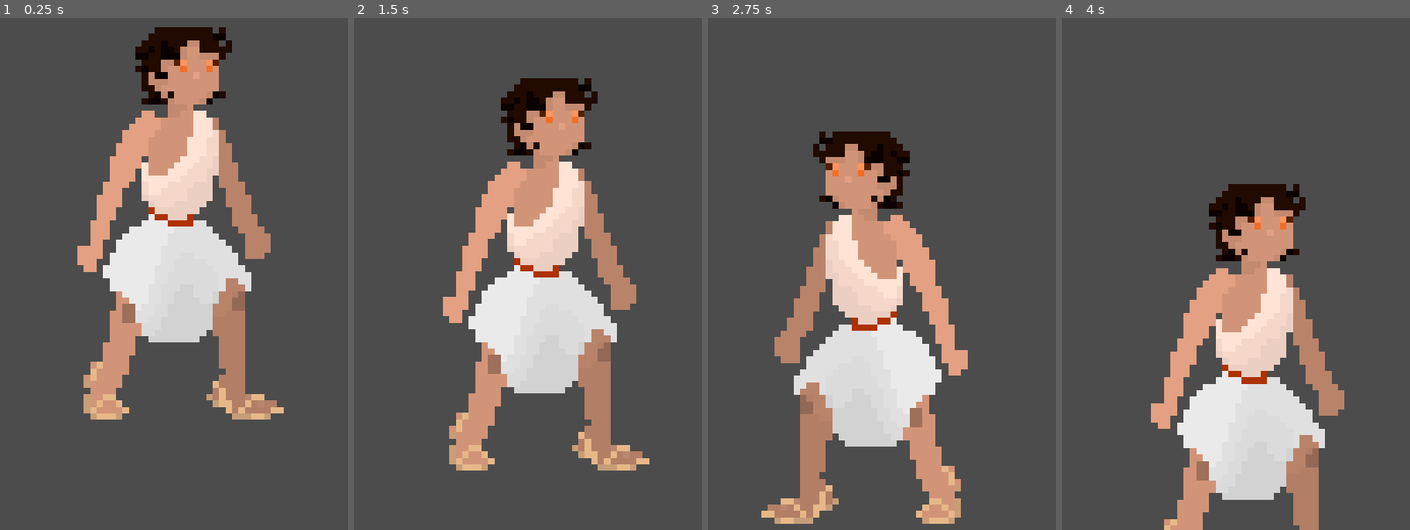
Above: before the commit, frames 1-4 (left to right).
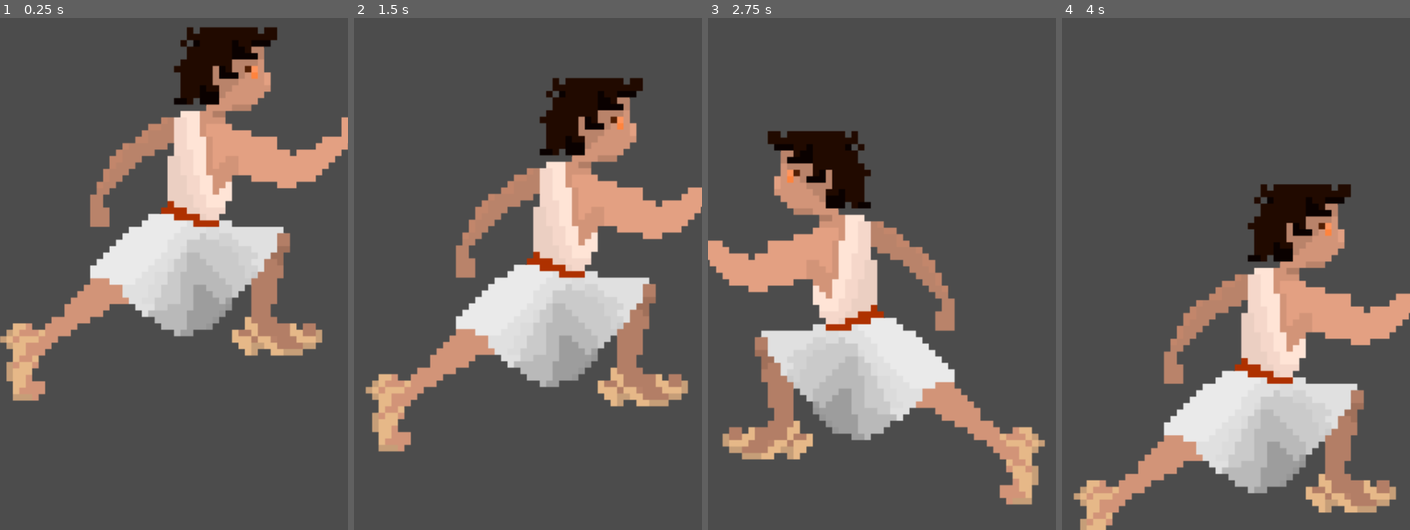
Above: after the commit, the same moments.

Repository: volchonok091/game
Game: Godot game, scene res://Phy_Player/Test_Phy_Player.tscn
Same seed, same stepped clock (60 frames per second), same inputs: the game is played once before the commit and once after it. The project has no main scene, so this scene is started directly.
Inputs:
- Up to frame 1 (0.25 s): no input
- Up to frame 2 (1.5 s): hold D (Move_Right) from 0.53 s (still down); tap Space (Jump) at 0.6, 0.77, 1.07, 1.35 s
- Up to frame 3 (2.75 s): tap Space (Jump) at 1.52, 1.82, 2.1 s; release D (Move_Right) at 2.03 s; hold A (Move_Left) from 2.03 s (still down)
- Up to frame 4 (4 s): release A (Move_Left) at 2.78 s; hold D (Move_Right) from 2.78 s (still down); tap Space (Jump) at 2.85, 3.02, 3.32, 3.6, 3.77 s

The runs differ from the first frame. In frame 1, 28% of the frame differs, in the area x 0-100%, y 1-79%; in frame 2, 27%; in frame 3, 27%; in frame 4, 25%.

Commit message:
Anima 2.0
animathion of run and jump

Diff:
--- a/Phy_Player/Test_Phy_Player.tscn
+++ b/Phy_Player/Test_Phy_Player.tscn
@@ -11,32 +11,40 @@
 [ext_resource path="res://GRAFICA/Player/frame_04_delay-0.1s.png" type="Texture" id=9]
 [ext_resource path="res://GRAFICA/Player/frame_05_delay-0.1s.png" type="Texture" id=10]
 [ext_resource path="res://Phy_Player/Scripts_Player_Ph/Scripts_Player_Phy_V1.gd" type="Script" id=11]
+[ext_resource path="res://GRAFICA/Player/frame_0_delay-0.1s.png" type="Texture" id=12]
+[ext_resource path="res://GRAFICA/Player/frame_1_delay-0.1s.png" type="Texture" id=13]
+[ext_resource path="res://GRAFICA/Player/frame_2_delay-0.1s.png" type="Texture" id=14]
+[ext_resource path="res://GRAFICA/Player/frame_4_delay-0.1s.png" type="Texture" id=15]
+[ext_resource path="res://GRAFICA/Player/frame_5_delay-0.1s.png" type="Texture" id=16]
+[ext_resource path="res://GRAFICA/Player/frame_6_delay-0.1s.png" type="Texture" id=17]
+[ext_resource path="res://GRAFICA/Player/frame_7_delay-0.1s.png" type="Texture" id=18]
+[ext_resource path="res://GRAFICA/Player/frame_3_delay-0.1s.png" type="Texture" id=19]
 
 [sub_resource type="SpriteFrames" id=1]
 animations = [ {
 "frames": [ ExtResource( 6 ), ExtResource( 7 ), ExtResource( 5 ), ExtResource( 8 ), ExtResource( 9 ), ExtResource( 10 ), ExtResource( 1 ), ExtResource( 2 ), ExtResource( 3 ), ExtResource( 4 ) ],
 "loop": true,
 "name": "Idle",
-"speed": 9.0
+"speed": 10.0
+}, {
+"frames": [ ExtResource( 12 ), ExtResource( 16 ), ExtResource( 14 ), ExtResource( 19 ), ExtResource( 15 ), ExtResource( 16 ), ExtResource( 17 ), ExtResource( 18 ) ],
+"loop": true,
+"name": "Run",
+"speed": 5.01
+}, {
+"frames": [ ExtResource( 12 ), ExtResource( 13 ) ],
+"loop": true,
+"name": "Jump",
+"speed": 1.0
 }, {
 "frames": [ ExtResource( 6 ) ],
 "loop": true,
-"name": "Run",
-"speed": 5.0
-}, {
-"frames": [ ExtResource( 6 ) ],
-"loop": true,
-"name": "Jump",
+"name": "descent",
 "speed": 5.0
 }, {
 "frames": [ ExtResource( 6 ) ],
 "loop": true,
 "name": "Magick",
-"speed": 5.0
-}, {
-"frames": [ ExtResource( 6 ) ],
-"loop": true,
-"name": "descent",
 "speed": 5.0
 } ]
 
@@ -45,12 +53,16 @@
 
 [node name="Player" type="KinematicBody2D"]
 script = ExtResource( 11 )
+__meta__ = {
+"_edit_group_": true
+}
 
 [node name="AnimatedSprite" type="AnimatedSprite" parent="."]
 position = Vector2( 0, 4 )
 scale = Vector2( 4, 4 )
 frames = SubResource( 1 )
-animation = "Run"
+animation = "Idle"
+frame = 9
 playing = true
 
 [node name="CollisionShape2D" type="CollisionShape2D" parent="."]
Binary file added: GRAFICA/Player/frame_0_delay-0.1s.gif
Binary file added: GRAFICA/Player/frame_0_delay-0.1s.png
Not shown, added: GRAFICA/Player/frame_0_delay-0.1s.png.import
Binary file added: GRAFICA/Player/frame_1_delay-0.1s.gif
Binary file added: GRAFICA/Player/frame_1_delay-0.1s.png
Not shown, added: GRAFICA/Player/frame_1_delay-0.1s.png.import
Binary file added: GRAFICA/Player/frame_2_delay-0.1s.gif
Binary file added: GRAFICA/Player/frame_2_delay-0.1s.png
Not shown, added: GRAFICA/Player/frame_2_delay-0.1s.png.import
Binary file added: GRAFICA/Player/frame_3_delay-0.1s.gif
Binary file added: GRAFICA/Player/frame_3_delay-0.1s.png
Not shown, added: GRAFICA/Player/frame_3_delay-0.1s.png.import
(and 13 more such lines)
